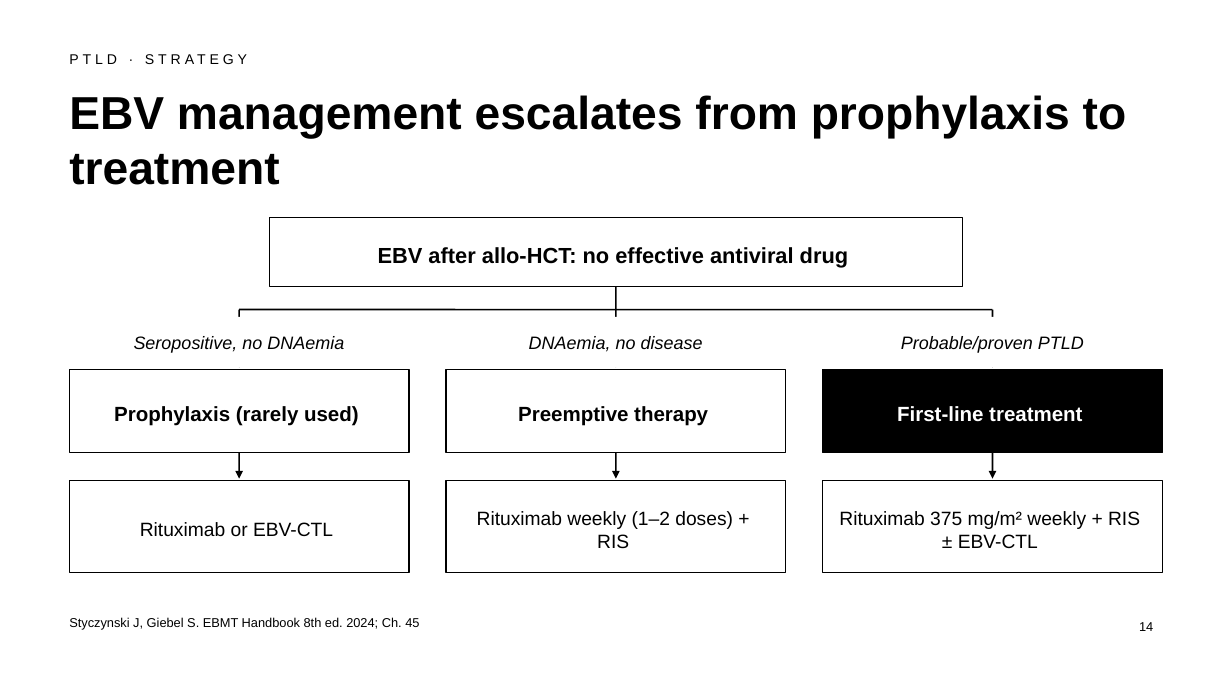
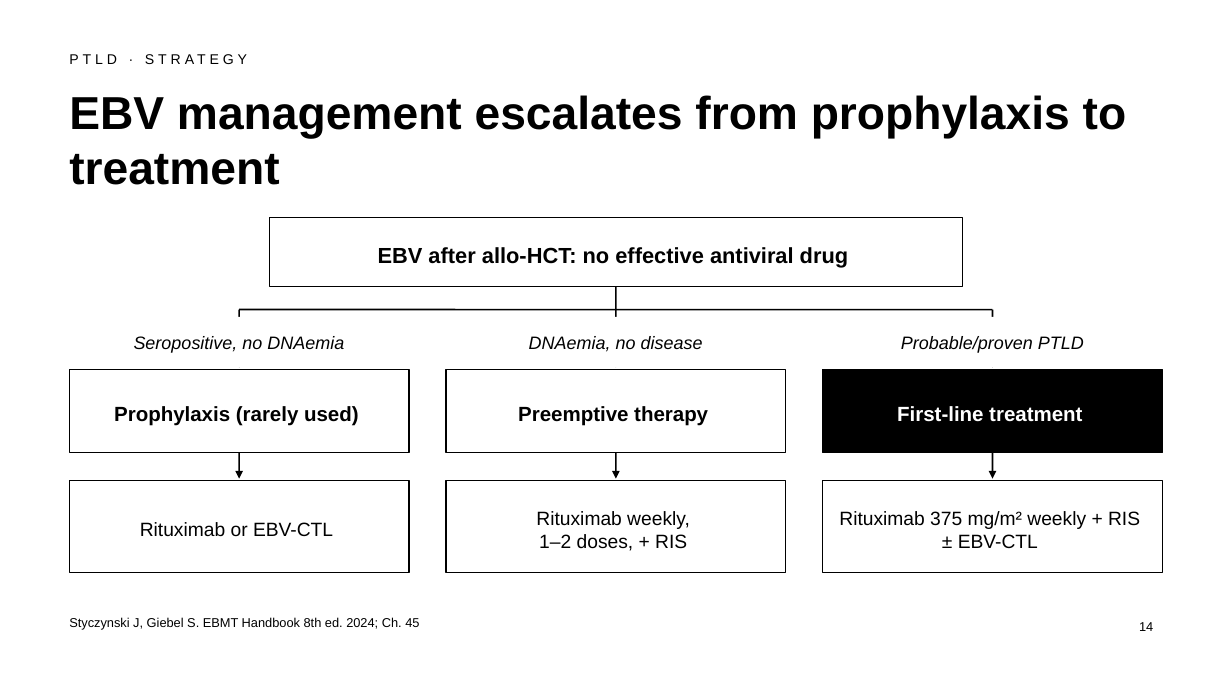
Before and after one commit to htlin222/ebmt-handbook-skill, a slide deck: slide 14 of slides/decks/s09-viral-infections-ptld.pptx. Drawn at 1232x693 pixels with LibreOffice and Linux fonts; fonts in the diff are those of the drawing. Boxes give left, top, right and bottom in pixels: in the first picture for what was removed or moved away, otherwise in the second. Text is boxed around its words. In the diff, an @@ line names an element or a change of style, - is before the commit and + after.

```diff
--- a/slides/decks/s09-viral-infections-ptld.pptx
+++ b/slides/decks/s09-viral-infections-ptld.pptx
@@ text in rectangle at box(536, 511, 690, 551): text changed @@
-Rituximab weekly (1–2 doses) + RIS
+Rituximab weekly,
+1–2 doses, + RIS
```
Also in this commit, not shown: 4 other files.
